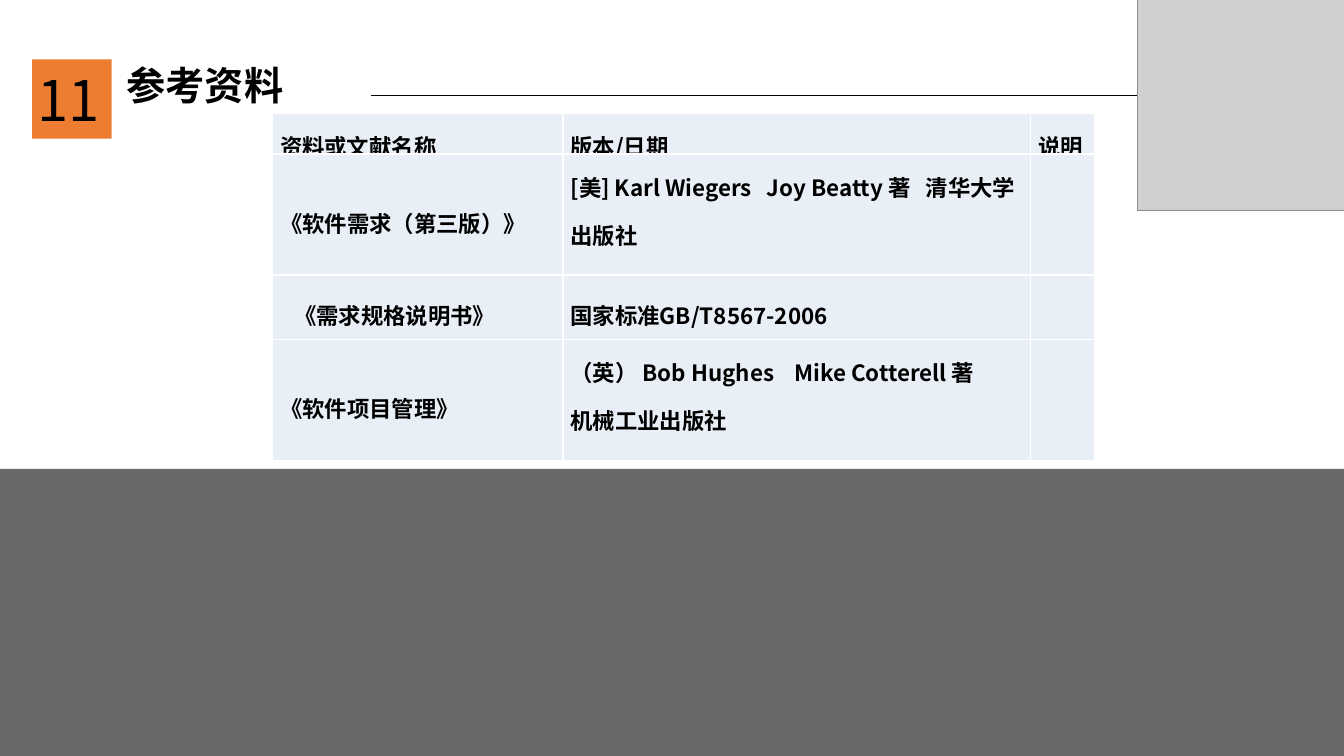
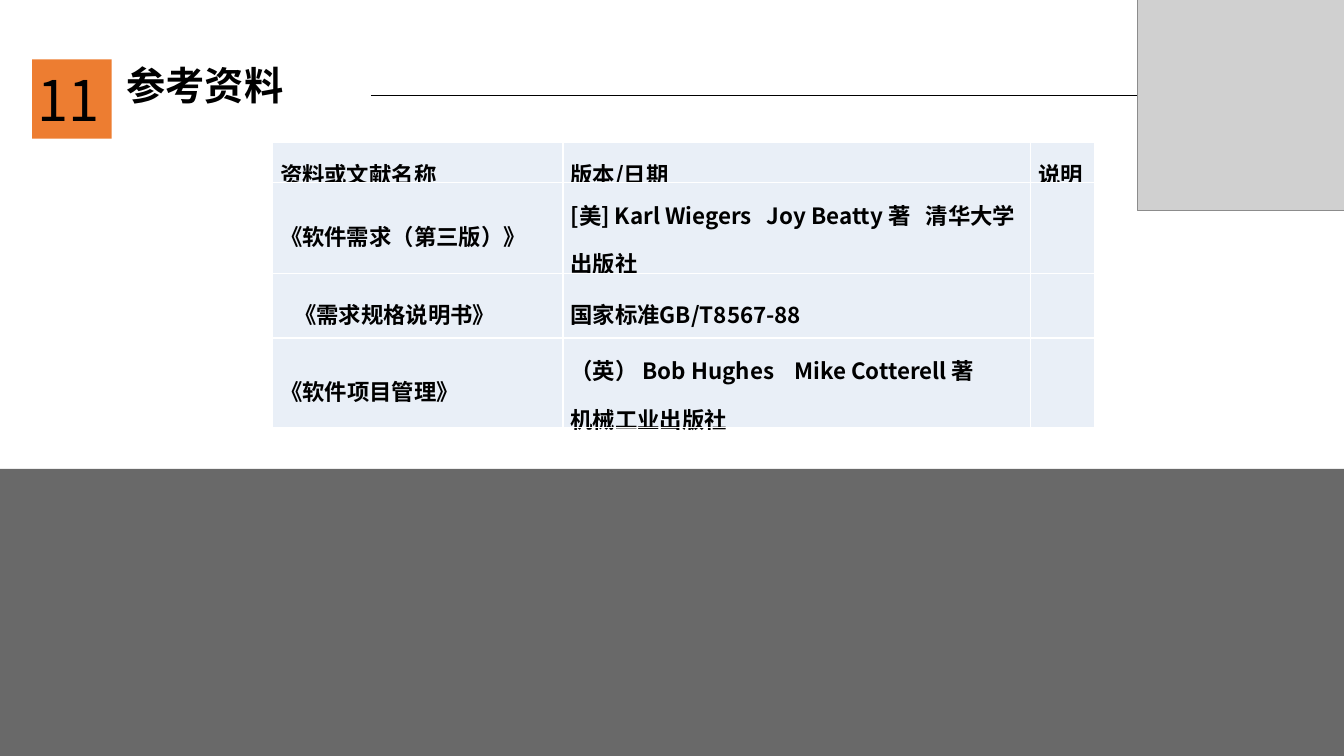
Before and after one commit to JanHonan/store, a slide deck: slide 47 of G2/软件工程系列课程教学辅助网站/非受控文档/温中磊/PRD2017-G2-软件需求规格说明ppt.pptx (slide 45 before the commit). Drawn at 1344x756 pixels with LibreOffice and Linux fonts; fonts in the diff are those of the drawing; grey boxes stand for pictures; background and template pictures are left out. Boxes give left, top, right and bottom in pixels: in the first picture for what was removed or moved away, otherwise in the second. Text is boxed around its words. In the diff, an @@ line names an element or a change of style, - is before the commit and + after.

```diff
--- a/G2/软件工程系列课程教学辅助网站/非受控文档/温中磊/PRD2017-G2-软件需求规格说明ppt.pptx
+++ b/G2/软件工程系列课程教学辅助网站/非受控文档/温中磊/PRD2017-G2-软件需求规格说明ppt.pptx
@@ table at [272, 142, 1094, 434] @@
-row 3, column 2: 国家标准GB/T8567-2006
+row 3, column 2: 国家标准GB/T8567-88
@@ table: place and size @@
-table at [272, 114, 1094, 461]
+table at [272, 142, 1094, 434]
```
Also in this commit, not shown: 33 other slides changed, 5 slides added, 3 slides removed.
